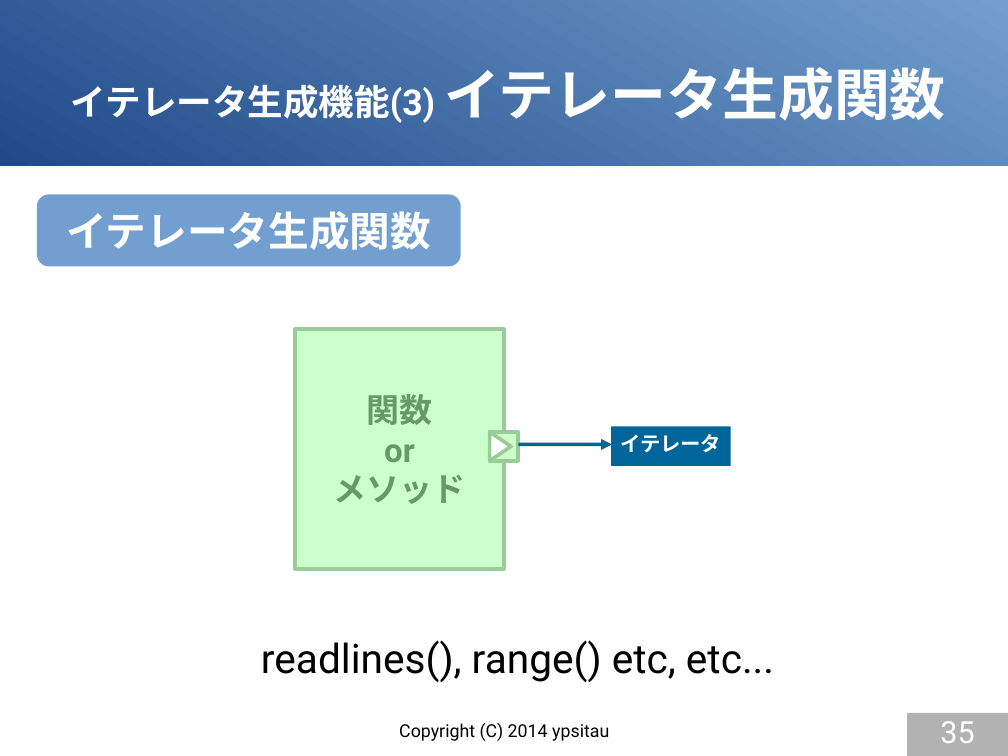
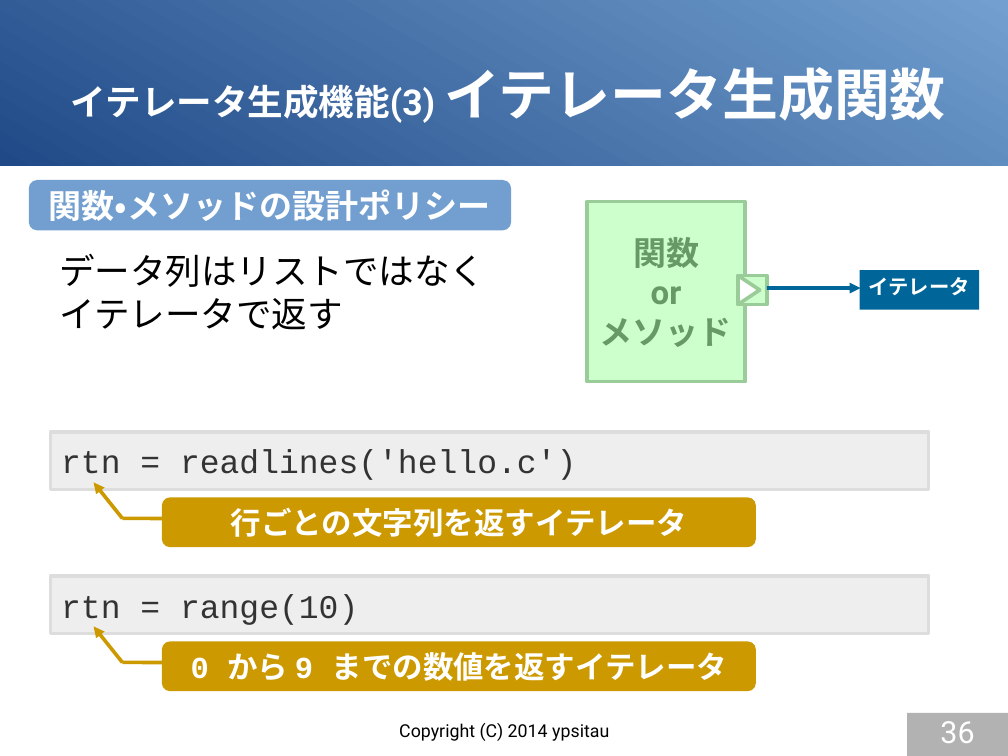
Before and after one commit to gura-lang/gura-doc, a slide deck: slide 36 of presentation/gura-introduction.odp (slide 35 before the commit). Drawn at 1008x756 pixels with LibreOffice and Linux fonts; fonts in the diff are those of the drawing. Boxes give left, top, right and bottom in pixels: in the first picture for what was removed or moved away, otherwise in the second. Text is boxed around its words. In the diff, an @@ line names an element or a change of style, - is before the commit and + after.

Commit message:
updated presentation

```diff
--- a/presentation/gura-introduction.odp
+++ b/presentation/gura-introduction.odp
@@ rounded rectangle added at [28,180,511,231], fill #729FCF, 26 pt, text #FFFFFF, bold @@
+関数・メソッドの設計ポリシー
@@ rounded rectangle removed at [37,195,461,267] @@
-イテレータ生成関数
@@ rectangle "関数": place and size @@
-rectangle "関数" at [295,329,504,569]
+rectangle "関数" at [587,201,745,381]
@@ text added at [59,254,485,330], 28 pt, text #000000 @@
+データ列はリストではなく
+イテレータで返す
@@ 2 rectangles, 1 arrow, 1 triangle: place and size @@
-2 rectangles, 1 arrow, 1 triangle at [489,426,731,466]
+2 rectangles, 1 arrow, 1 triangle at [738,270,980,309]
@@ rectangle added at [50,432,929,489], fill #EEEEEE, outline #DDDDDD 2.83 pt, 26 pt, text #333333 @@
+rtn = readlines('hello.c')
@@ arrow added from (123, 519) to (93, 483), #CC9900 2.83 pt @@
@@ rounded rectangle added at [162,498,756,548], fill #CC9900, 24 pt, text #FFFFFF, bold @@
+行ごとの文字列を返すイテレータ
@@ line added from (123, 519) to (162, 519), #CC9900 2.83 pt @@
@@ rectangle added at [50,576,929,634], fill #EEEEEE, outline #DDDDDD 2.83 pt, 26 pt, text #333333 @@
+rtn = range(10)
@@ arrow added from (123, 662) to (93, 627), #CC9900 2.83 pt @@
@@ rounded rectangle added at [162,641,756,692], fill #CC9900, 24 pt, text #FFFFFF, bold @@
+0 から 9 までの数値を返すイテレータ
@@ text removed at [261,640,774,682] @@
-readlines(), range() etc, etc...
@@ line added from (123, 662) to (162, 662), #CC9900 2.83 pt @@
@@ page number at [940,721,974,743]: text changed @@
-35
+36
```
Also in this commit, not shown: 5 other slides changed, 1 slide added, 1 slide removed.
